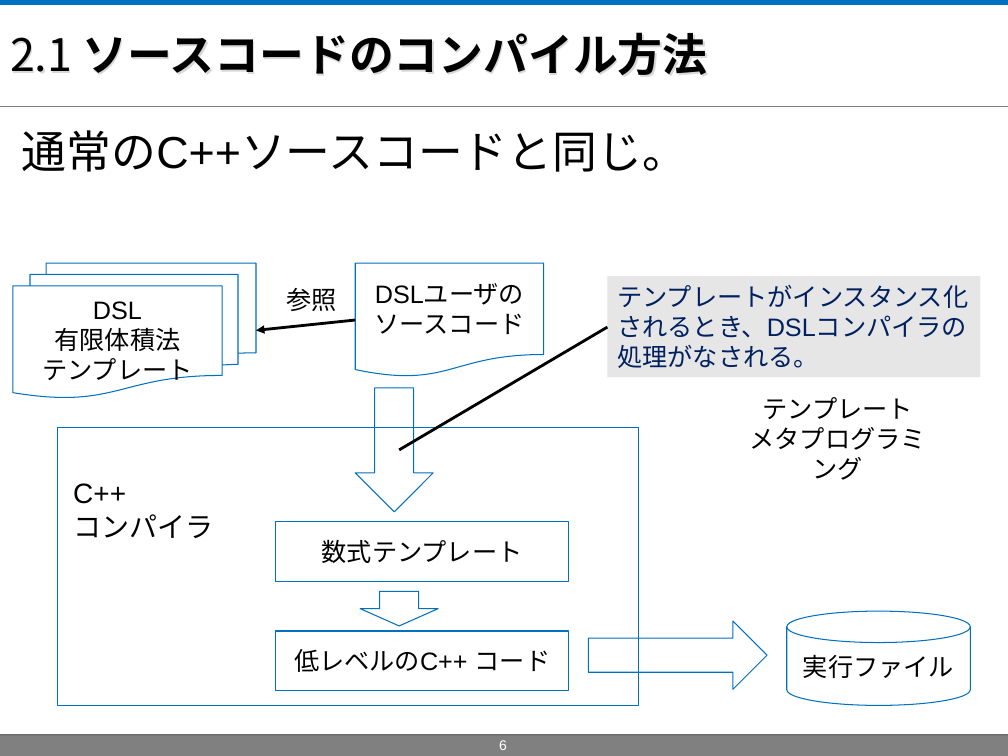
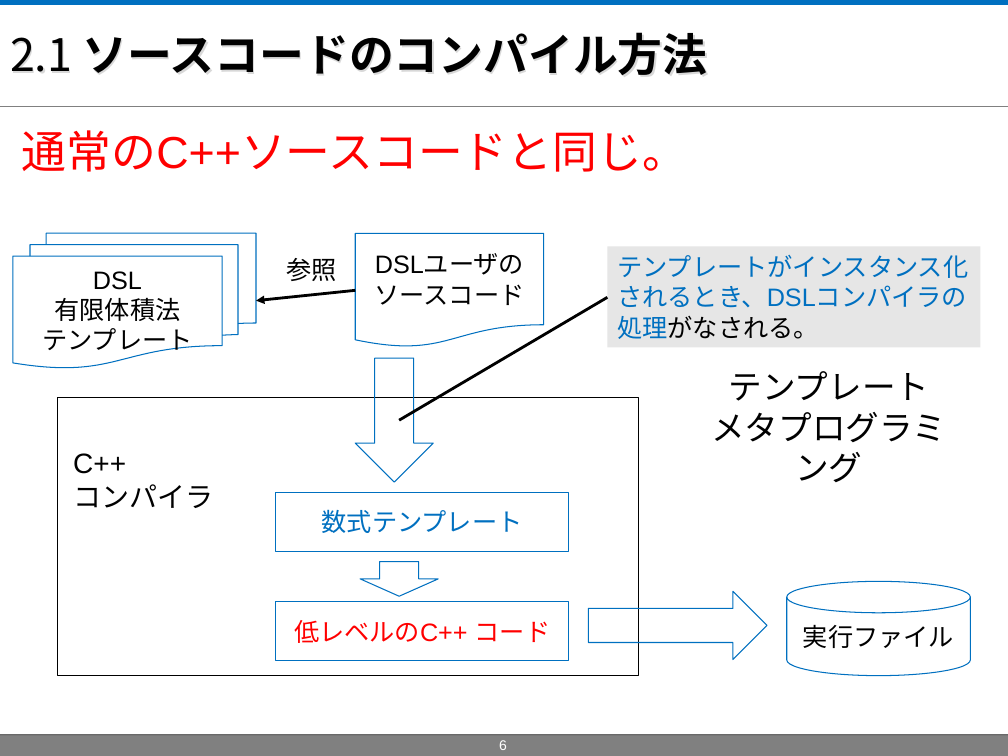
Before and after one commit to masa-ito/ProtoToPoisson, a slide deck: slide 6 of doc/第57回プログラミング・シンポジウム/presentationAtJaxaOn10Dec2015/ProtoFVM_PresentationAtJaxaOn10Dec2015.ppt. Drawn at 1008x756 pixels with LibreOffice and Linux fonts; fonts in the diff are those of the drawing; background and template pictures are left out. Boxes give left, top, right and bottom in pixels: in the first picture for what was removed or moved away, otherwise in the second. Text is boxed around its words. In the diff, an @@ line names an element or a change of style, - is before the commit and + after.

Commit message:
20151210

```diff
--- a/doc/第57回プログラミング・シンポジウム/presentationAtJaxaOn10Dec2015/ProtoFVM_PresentationAtJaxaOn10Dec2015.ppt
+++ b/doc/第57回プログラミング・シンポジウム/presentationAtJaxaOn10Dec2015/ProtoFVM_PresentationAtJaxaOn10Dec2015.ppt
@@ text "通常のC++ソースコードと同じ。" at (22,130,687,172): text colour #000000 to #FF0000 @@
@@ rectangle "テンプレートがインスタンス化されるとき、DSLコンパイラの処理がなされる。" at (608,246,981,347): text colour #002060 to #0070C0, text colour #002060 to #000000 in "テンプレートがインスタンス化されるとき、DSLコンパイラの処理がなされる。" @@
@@ text "テンプレート": place and size @@
-text "テンプレート" at (749,397,925,480)
+text "テンプレート" at (711,371,946,482)
@@ text "テンプレート" at (711,371,946,482): size 18 to 24 pt @@
@@ 4 rectangles, 3 down arrows, 2 texts, 1 cylinder, 1 flow chart multidocument, 1 flow chart document, 1 line, 1 arrow: place and size @@
-4 rectangles, 3 down arrows, 2 texts, 1 cylinder, 1 flow chart multidocument, 1 flow chart document, 1 line, 1 arrow at (13,263,981,706)
+4 rectangles, 3 down arrows, 2 texts, 1 cylinder, 1 flow chart multidocument, 1 flow chart document, 1 line, 1 arrow at (13,233,981,676)
@@ rectangle at (57,398,638,676): outline #0070C0 0.74 pt to #000000 0.74 pt @@
@@ rectangle "数式テンプレート" at (276,492,569,551): text colour #000000 to #0070C0 @@
@@ rectangle "低レベルのC++ コード" at (276,602,569,661): text colour #000000 to #FF0000 @@
```
Also in this commit, not shown: 5 other slides changed.
